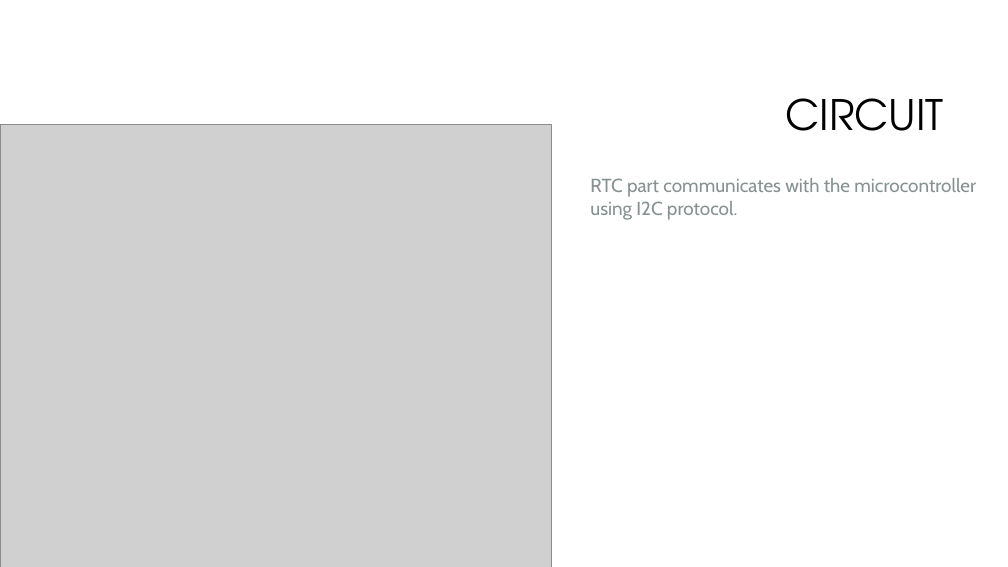
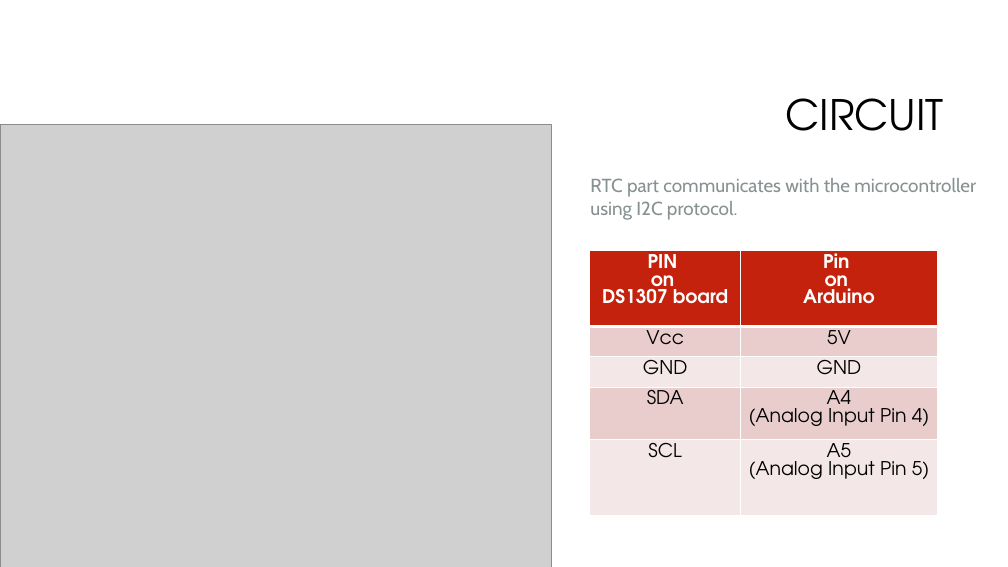
Before and after one commit to softwaresunleashed/arduino, a slide deck: slide 7 of custom_projects/12_RTC_EEPROM_Interfacing/12_RTC_EEPROM_Interfacing.pptx. Drawn at 1008x567 pixels with LibreOffice and Linux fonts; fonts in the diff are those of the drawing; grey boxes stand for pictures; background and template pictures are left out. Boxes give left, top, right and bottom in pixels: in the first picture for what was removed or moved away, otherwise in the second. Text is boxed around its words. In the diff, an @@ line names an element or a change of style, - is before the commit and + after.

```diff
--- a/custom_projects/12_RTC_EEPROM_Interfacing/12_RTC_EEPROM_Interfacing.pptx
+++ b/custom_projects/12_RTC_EEPROM_Interfacing/12_RTC_EEPROM_Interfacing.pptx
@@ table added at <box>590,251,937,516</box>, 5 rows, 2 columns @@
+PIN / on / DS1307 board | Pin / on / Arduino
+Vcc | 5V
+GND | GND
+SDA | A4 / (Analog Input Pin 4)
+SCL | A5 / (Analog Input Pin 5)
```
Also in this commit, not shown: 2 other slides changed, 8 slides added, 2 slides removed, 1 other file.
